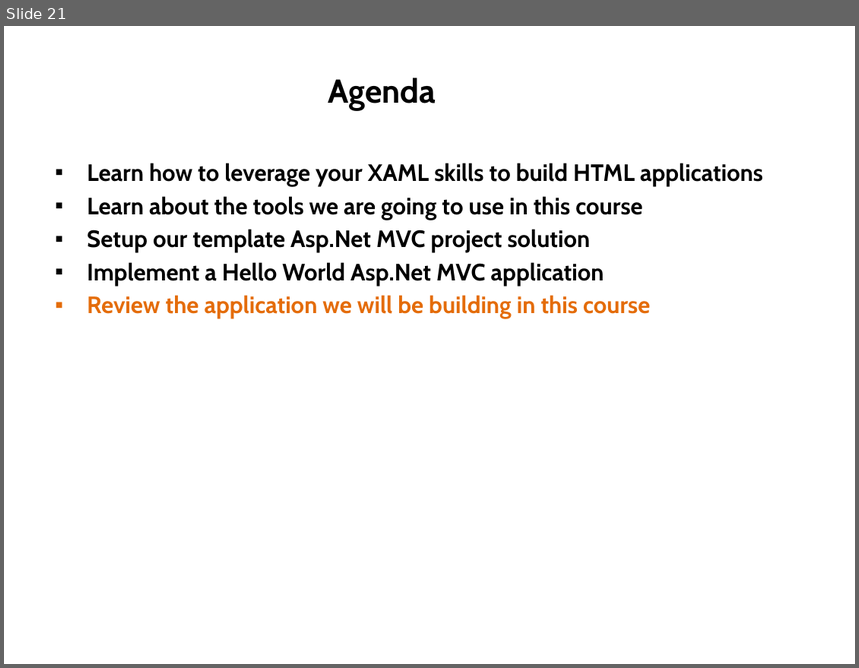
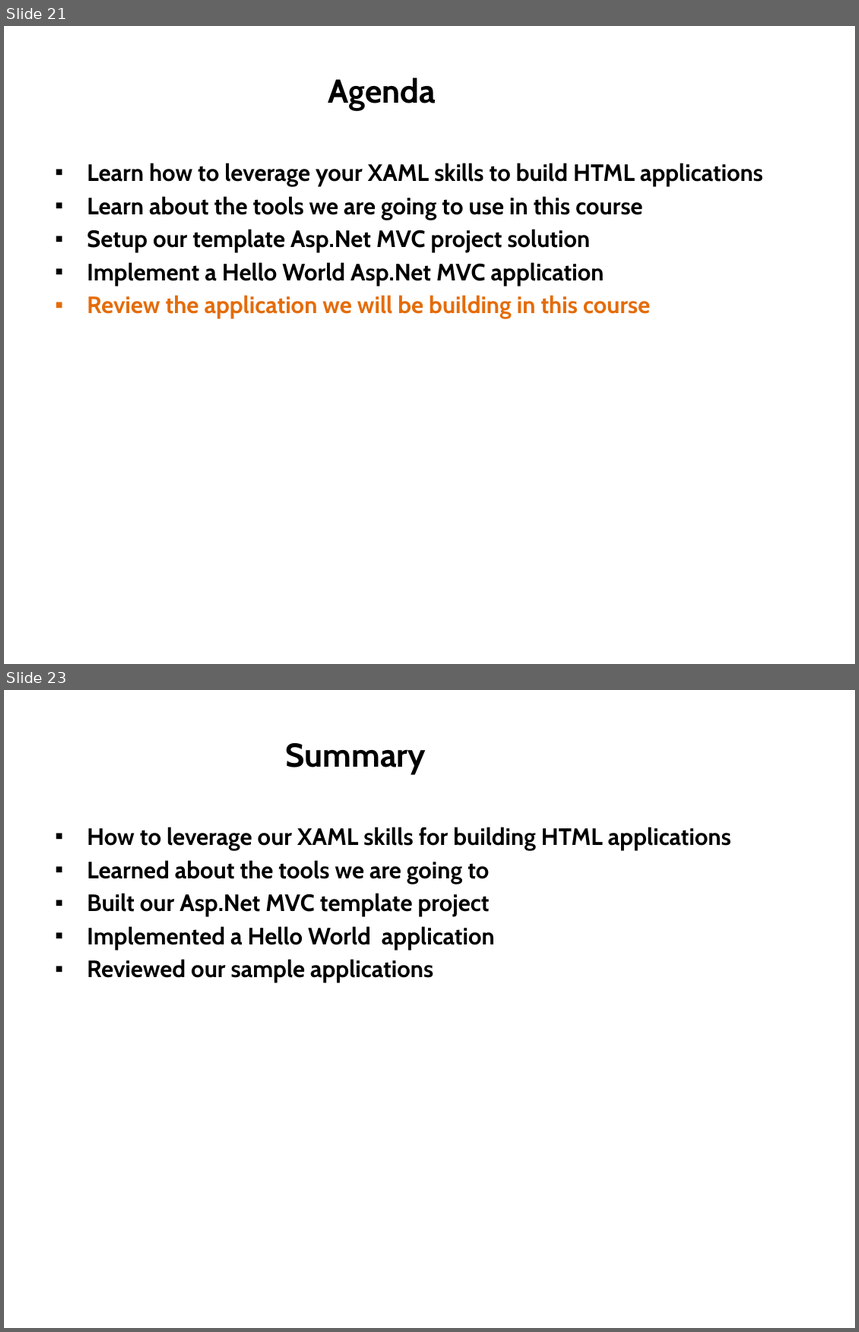
Before and after one commit to derikwhittaker/Pluarsight.XamlToHtml, a slide deck: Modules/01.GettingStarted/GettingStarted.Slides.pptx. Shown one above the other, each under a label of ours: slide 21 before the commit, slides 21 and 23 after it; the slides between them are not shown. The pictures are 859x668 and 859x1332 pixels, drawn with LibreOffice and Linux fonts; fonts in the diff are those of the drawing. Boxes give left, top, right and bottom in pixels: in the first picture for what was removed or moved away, otherwise in the second. Text is boxed around its words. In the diff, an @@ line names an element or a change of style, - is before the commit and + after.

```diff
--- a/Modules/01.GettingStarted/GettingStarted.Slides.pptx
+++ b/Modules/01.GettingStarted/GettingStarted.Slides.pptx
@@ slide 23 added at [4,690,855,1328], background #FFFFFF @@
@@ title added at [286,743,426,774], 28 pt, text #000000, bold @@
+Summary
@@ text added at [87,827,731,983], 20 pt, text #000000, bold @@
+▪ How to leverage our XAML skills for building HTML applications
+▪ Learned about the tools we are going to
+▪ Built our Asp.Net MVC template project
+▪ Implemented a Hello World application
+▪ Reviewed our sample applications
```
Also in this commit, not shown: 1 other slide added, 3 other files.
